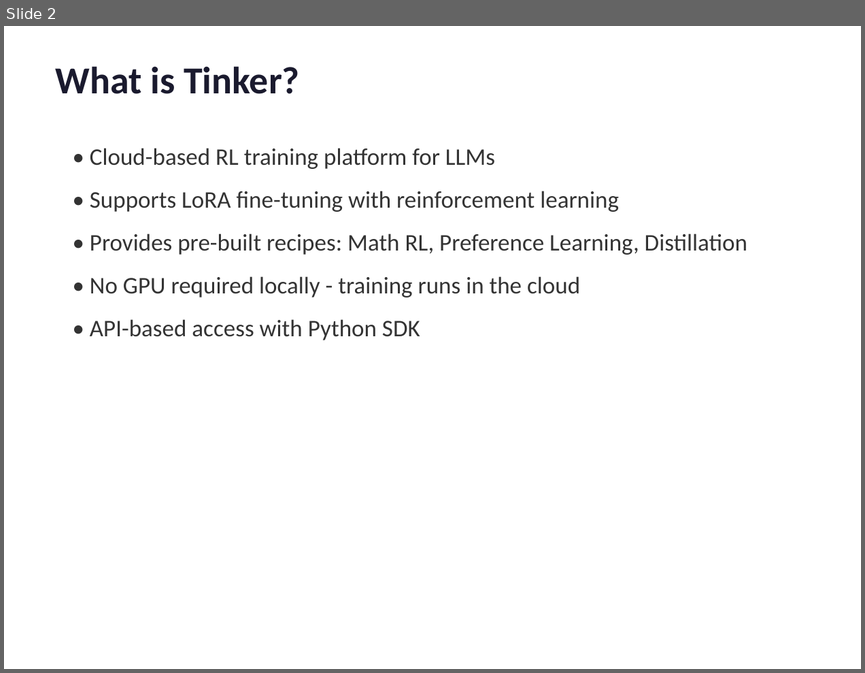
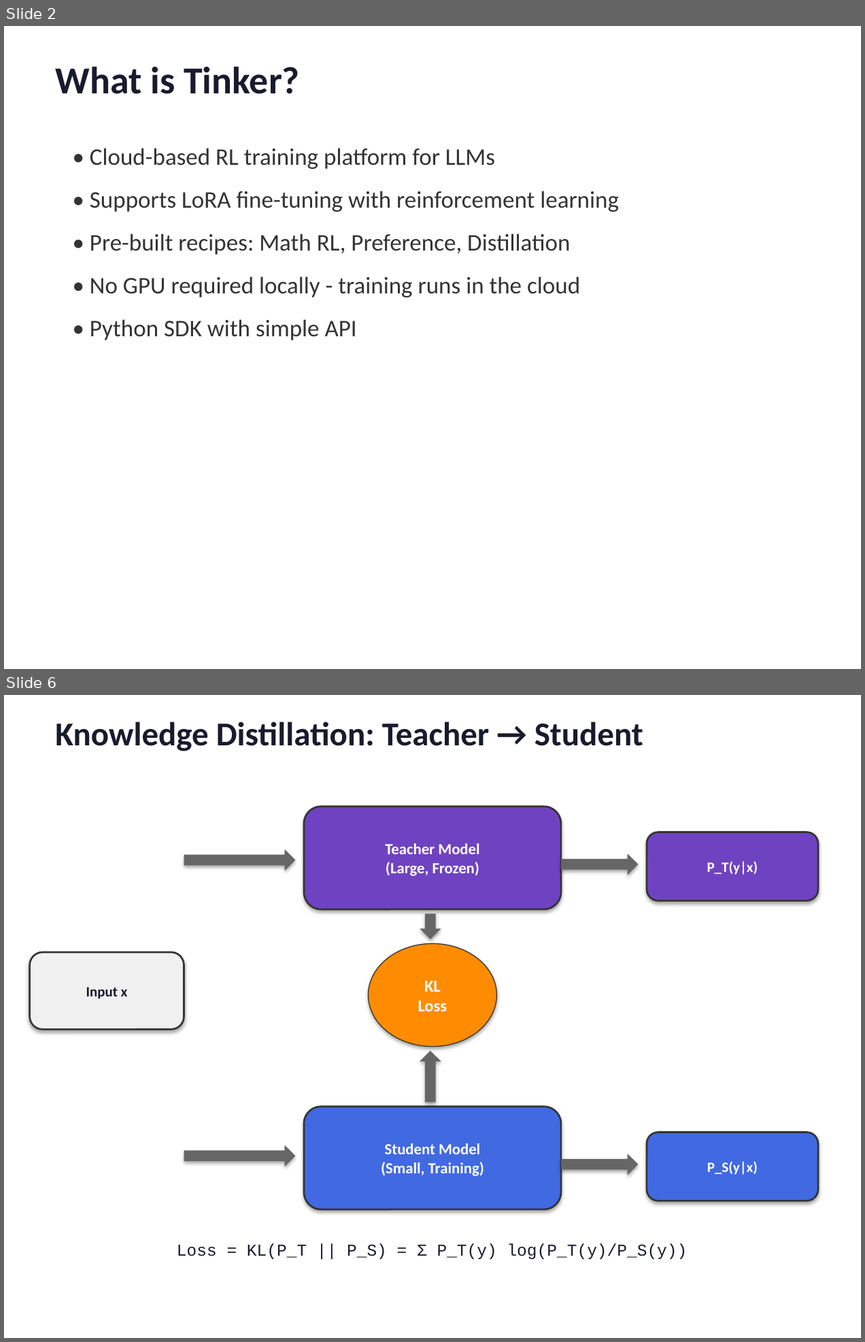
Before and after one commit to arvindcr4/tinker-experiments, a slide deck: Tinker_RL_Demo.pptx. Shown one above the other, each under a label of ours: slide 2 before the commit, slides 2 and 6 after it; the slides between them are not shown. The pictures are 865x673 and 865x1342 pixels, drawn with LibreOffice and Linux fonts; fonts in the diff are those of the drawing. Boxes give left, top, right and bottom in pixels: in the first picture for what was removed or moved away, otherwise in the second. Text is boxed around its words. In the diff, an @@ line names an element or a change of style, - is before the commit and + after.

Commit message:
feat: Add TikZ-style diagrams explaining Tinker architecture
- Added 5 explanatory diagrams to presentation:
  - Cloud architecture diagram (API → Tinker Cloud → GPU Training)
  - LoRA diagram showing low-rank adaptation concept
  - RL training loop (Sample → Evaluate → Update cycle)
  - Knowledge distillation (Teacher → Student flow)
  - Pairwise preference learning mechanism
- Added Math RL results chart showing learning curve
- Presentation now has 14 slides total

```diff
--- a/Tinker_RL_Demo.pptx
+++ b/Tinker_RL_Demo.pptx
@@ slide 6 added at (x1=4, y1=695, x2=861, y2=1338), background #FFFFFF @@
@@ text added at (x1=55, y1=722, x2=643, y2=751), 28 pt, text #1A1A2E, bold @@
+Knowledge Distillation: Teacher → Student
@@ rounded rectangle added at (x1=304, y1=807, x2=561, y2=909), fill #6F42C1, outline #333333 1.5 pt, 13 pt, text #FFFFFF, bold @@
+Teacher Model
+(Large, Frozen)
@@ rounded rectangle added at (x1=647, y1=832, x2=818, y2=900), fill #6F42C1, outline #333333 1.5 pt, 12 pt, text #FFFFFF, bold @@
+P_T(y|x)
@@ right arrow added at (x1=184, y1=849, x2=295, y2=870), fill #666666 @@
@@ right arrow added at (x1=561, y1=853, x2=638, y2=875), fill #666666 @@
@@ down arrow added at (x1=419, y1=913, x2=441, y2=939), fill #666666 @@
@@ rounded rectangle added at (x1=30, y1=952, x2=184, y2=1029), fill #F0F0F0, outline #333333 1.5 pt, 12 pt, text #1A1A2E, bold @@
+Input x
@@ ellipse added at (x1=368, y1=943, x2=496, y2=1047), fill #FF8C00, outline #333333 0.75 pt, 14 pt, text #FFFFFF, bold @@
+KL
+Loss
@@ up arrow added at (x1=419, y1=1051, x2=441, y2=1102), fill #666666 @@
@@ rounded rectangle added at (x1=304, y1=1106, x2=561, y2=1209), fill #4169E1, outline #333333 1.5 pt, 13 pt, text #FFFFFF, bold @@
+Student Model
+(Small, Training)
@@ rounded rectangle added at (x1=647, y1=1132, x2=818, y2=1200), fill #4169E1, outline #333333 1.5 pt, 12 pt, text #FFFFFF, bold @@
+P_S(y|x)
@@ right arrow added at (x1=184, y1=1145, x2=295, y2=1166), fill #666666 @@
@@ right arrow added at (x1=561, y1=1153, x2=638, y2=1175), fill #666666 @@
@@ text added at (x1=177, y1=1243, x2=687, y2=1259), 14 pt, text #1A1A2E @@
+Loss = KL(P_T || P_S) = Σ P_T(y) log(P_T(y)/P_S(y))
@@ slide 2 changed as well @@
@@ text at (x1=90, y1=233, x2=570, y2=254): text changed @@
-• Provides pre-built recipes: Math RL, Preference Learning, Distillation
+• Pre-built recipes: Math RL, Preference, Distillation
@@ text at (x1=90, y1=319, x2=357, y2=340): text changed @@
-• API-based access with Python SDK
+• Python SDK with simple API
```
Also in this commit, not shown: 7 other slides changed, 5 other slides added, 5 slides removed, 1 other file.
